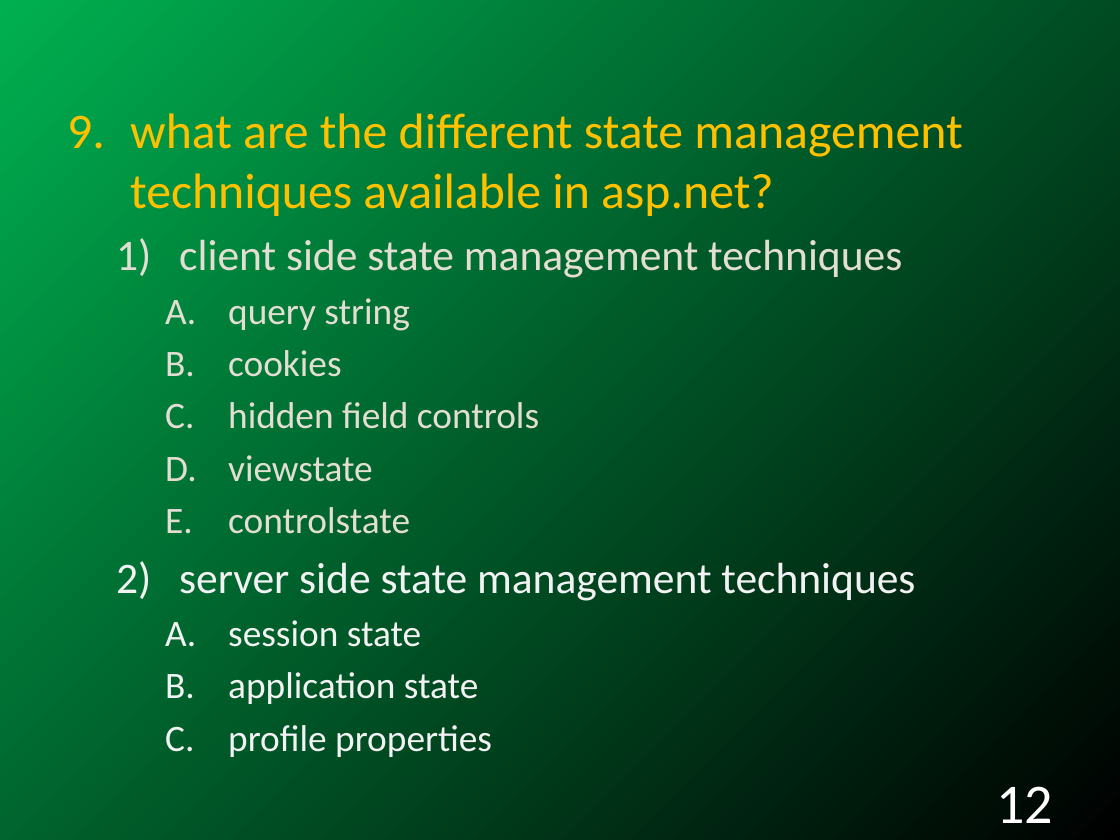
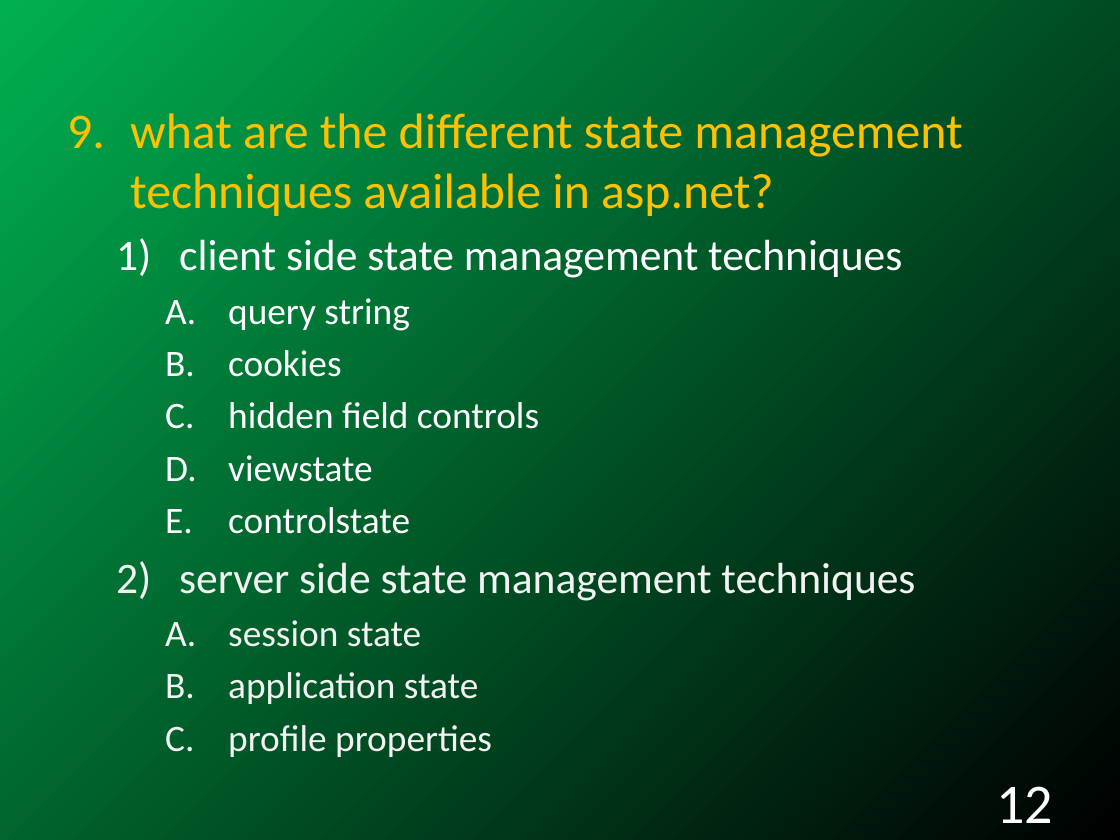
Before and after one commit to RAVIKIRANTV/FirstRepo, a slide deck: slide 12 of InterviewStudyMaterial/ASP.NET_Interview_Questions_with_answers.pptx. Drawn at 1120x840 pixels with LibreOffice and Linux fonts; fonts in the diff are those of the drawing; background and template pictures are left out. Boxes give left, top, right and bottom in pixels: in the first picture for what was removed or moved away, otherwise in the second. Text is boxed around its words. In the diff, an @@ line names an element or a change of style, - is before the commit and + after.

```diff
--- a/InterviewStudyMaterial/ASP.NET_Interview_Questions_with_answers.pptx
+++ b/InterviewStudyMaterial/ASP.NET_Interview_Questions_with_answers.pptx
@@ text at (179, 239, 902, 534): text colour #E3DED1 to #FFFFFF in "client side state management techniques", "query string", "cookies", "hidden field controls" and 2 more places @@
```
Also in this commit, not shown: 1 other slide changed, 4 slides added, 15 other files.
